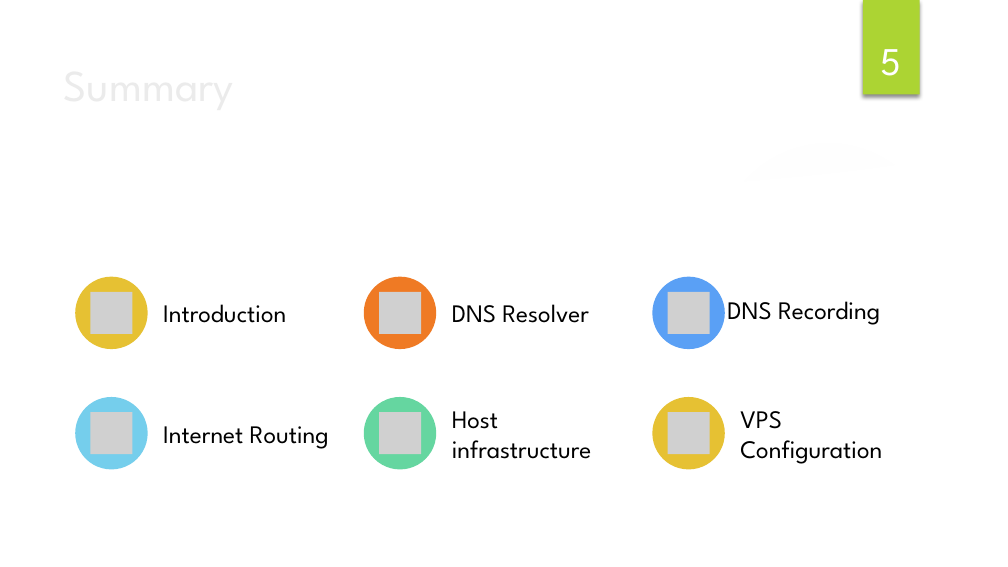
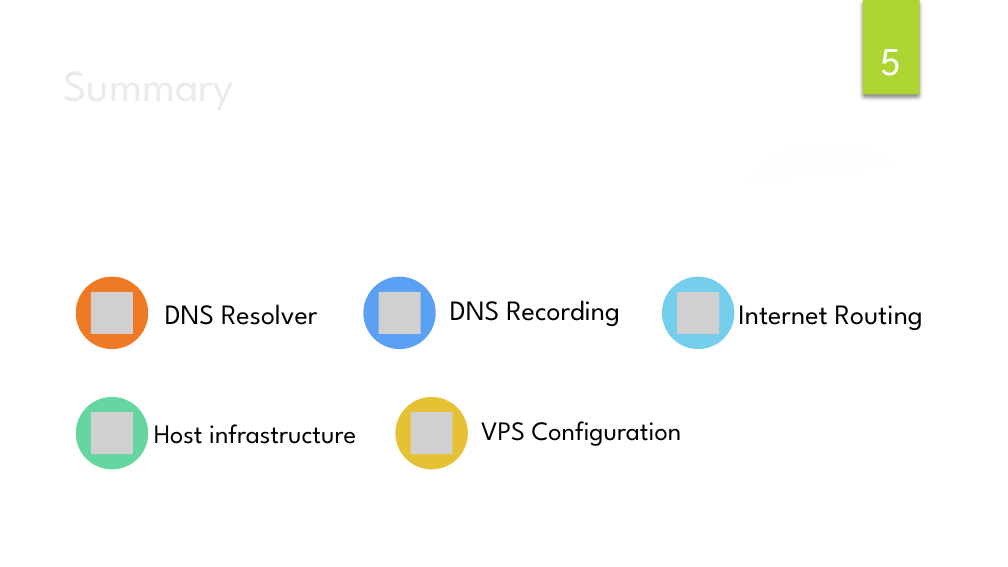
Before and after one commit to rlossec/journey-to-vps-commands, a slide deck: slide 5 of docs/Présentation.pptx. Drawn at 1008x567 pixels with LibreOffice and Linux fonts; fonts in the diff are those of the drawing; grey boxes stand for pictures; background and template pictures are left out. Boxes give left, top, right and bottom in pixels: in the first picture for what was removed or moved away, otherwise in the second. Text is boxed around its words. In the diff, an @@ line names an element or a change of style, - is before the commit and + after.

```diff
--- a/docs/Présentation.pptx
+++ b/docs/Présentation.pptx
@@ ellipse at <box>76,276,148,349</box>: fill #E6C133 to #EF7A24 @@
@@ text "DNS Resolver": place and size @@
-text "DNS Resolver" at <box>452,304,589,323</box>
+text "DNS Resolver" at <box>165,304,317,325</box>
@@ ellipse at <box>363,276,435,349</box>: fill #EF7A24 to #5AA0F5 @@
@@ text "DNS Recording": place and size @@
-text "DNS Recording" at <box>727,301,880,325</box>
+text "DNS Recording" at <box>450,300,620,326</box>
@@ ellipse: place and size @@
-ellipse at <box>652,276,725,349</box>
+ellipse at <box>662,276,735,349</box>
@@ ellipse at <box>662,276,735,349</box>: fill #5AA0F5 to #75CEEC @@
@@ picture: place and size @@
-picture at <box>667,292,710,335</box>
+picture at <box>677,292,720,335</box>
@@ size 18 to 20 pt in 3 elements at <box>165,304,317,325</box>, <box>450,300,620,326</box>, <box>738,305,923,330</box> @@
@@ text "Internet Routing": place and size @@
-text "Internet Routing" at <box>163,426,329,449</box>
+text "Internet Routing" at <box>738,305,923,330</box>
@@ ellipse at <box>76,397,148,470</box>: fill #75CEEC to #65D6A0 @@
@@ text "Host infrastructure" at <box>154,424,356,444</box>: size 18 to 19 pt @@
@@ text "Host infrastructure": place and size @@
-text "Host infrastructure" at <box>452,411,592,459</box>
+text "Host infrastructure" at <box>154,424,356,444</box>
@@ ellipse: place and size @@
-ellipse at <box>364,397,436,470</box>
+ellipse at <box>395,397,468,470</box>
@@ ellipse at <box>395,397,468,470</box>: fill #65D6A0 to #E6C133 @@
@@ picture added at <box>410,412,453,455</box> @@
@@ text "VPS Configuration": place and size @@
-text "VPS Configuration" at <box>740,411,882,464</box>
+text "VPS Configuration" at <box>481,421,682,446</box>
@@ text "VPS Configuration" at <box>481,421,682,446</box>: size 18 to 19 pt @@
@@ group removed at <box>163,304,725,470</box>: 2 pictures, 1 text, 1 ellipse @@
-Introduction
```
Also in this commit, not shown: 3 other slides changed, 1 slide added.
